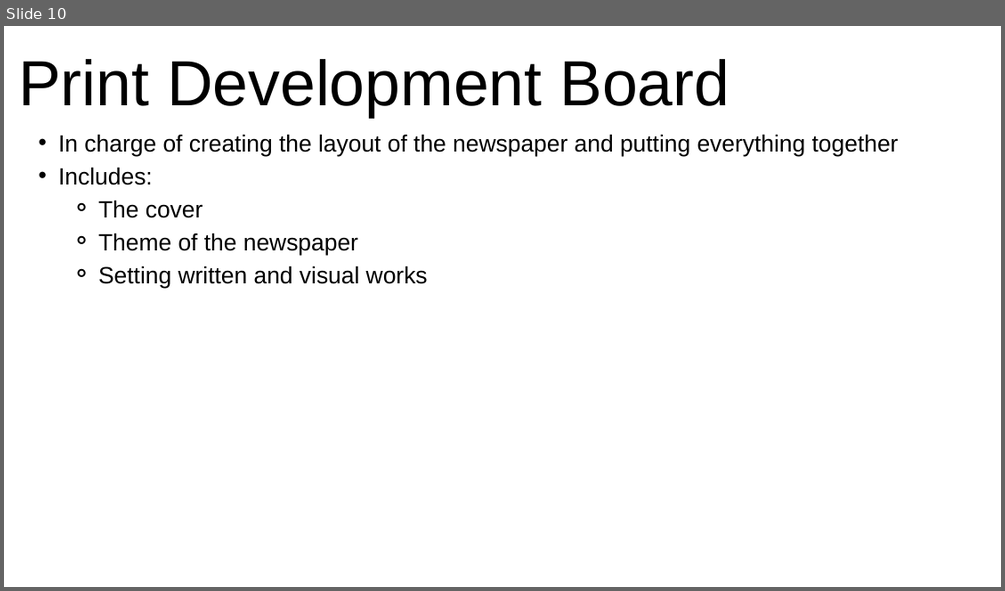
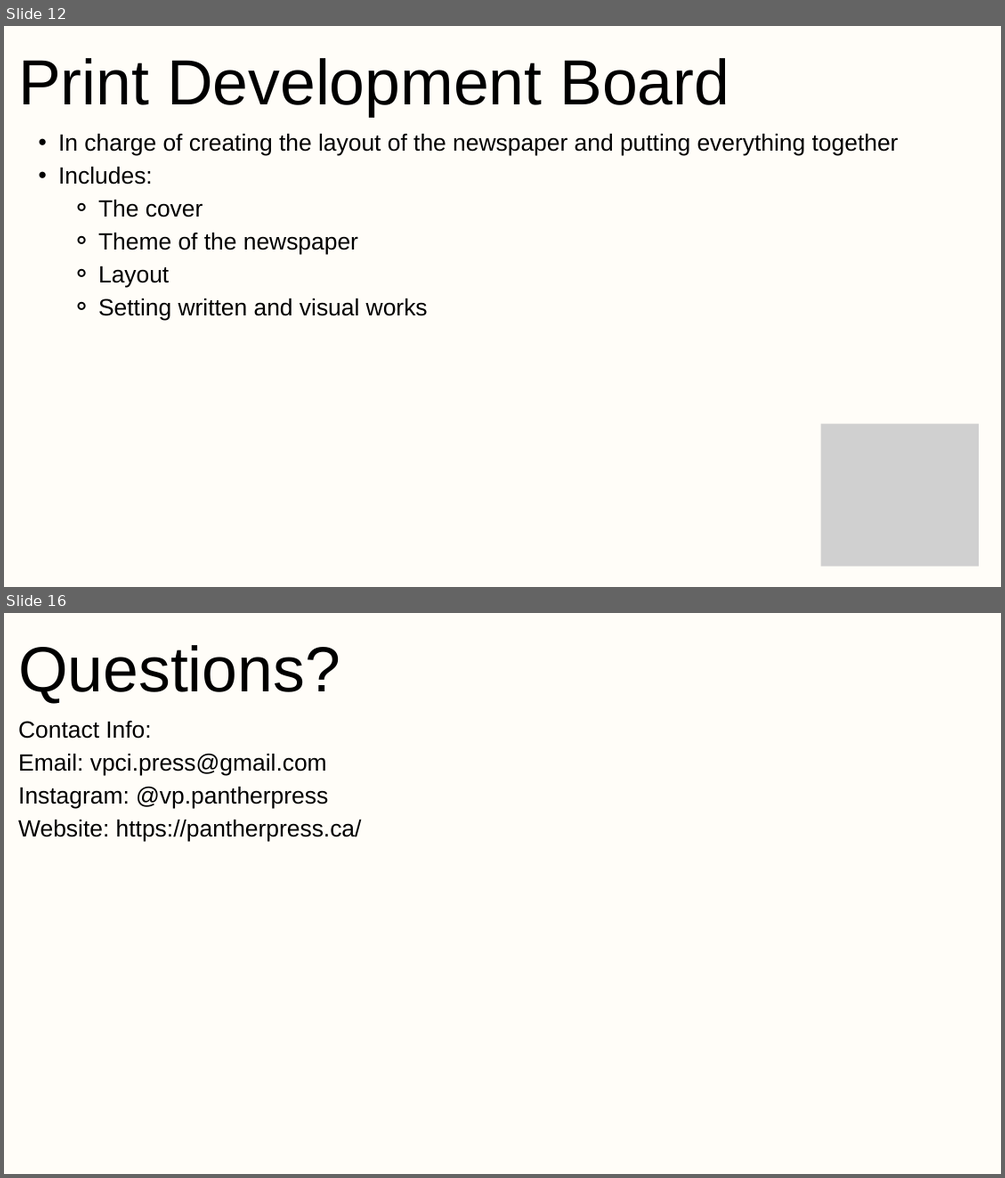
Before and after one commit to TazmeenM/pantherPressSlidesProject, a slide deck: 2024-2025 Information Session Slides.pptx. Shown one above the other, each under a label of ours: slide 10 before the commit, slides 12 and 16 after it; the slides between them are not shown. The pictures are 1005x591 and 1005x1178 pixels, drawn with LibreOffice and Linux fonts; fonts in the diff are those of the drawing; grey boxes stand for pictures. Boxes give left, top, right and bottom in pixels: in the first picture for what was removed or moved away, otherwise in the second. Text is boxed around its words. In the diff, an @@ line names an element or a change of style, - is before the commit and + after.

```diff
--- a/2024-2025 Information Session Slides.pptx
+++ b/2024-2025 Information Session Slides.pptx
@@ slide 16 added at bbox=[4, 613, 1001, 1174], background #FFFDF8 @@
@@ text added at bbox=[18, 645, 340, 704], 92 pt, text #000000 @@
+Questions?
@@ text added at bbox=[18, 721, 362, 842], 34 pt, text #000000 @@
+Contact Info:
+Email: vpci.press@gmail.com
+Instagram: @vp.pantherpress
+Website: https://pantherpress.ca/
@@ what was slide 10 is now slide 12 @@
@@ slide 12 changed as well @@
@@ background #FFFFFF to #FFFDF8 @@
@@ text at bbox=[98, 265, 169, 288]: paragraph added @@
+    ⚬ Layout
@@ picture added at bbox=[821, 423, 979, 565] @@
```
Also in this commit, not shown: 9 other slides changed, 5 other slides added.
